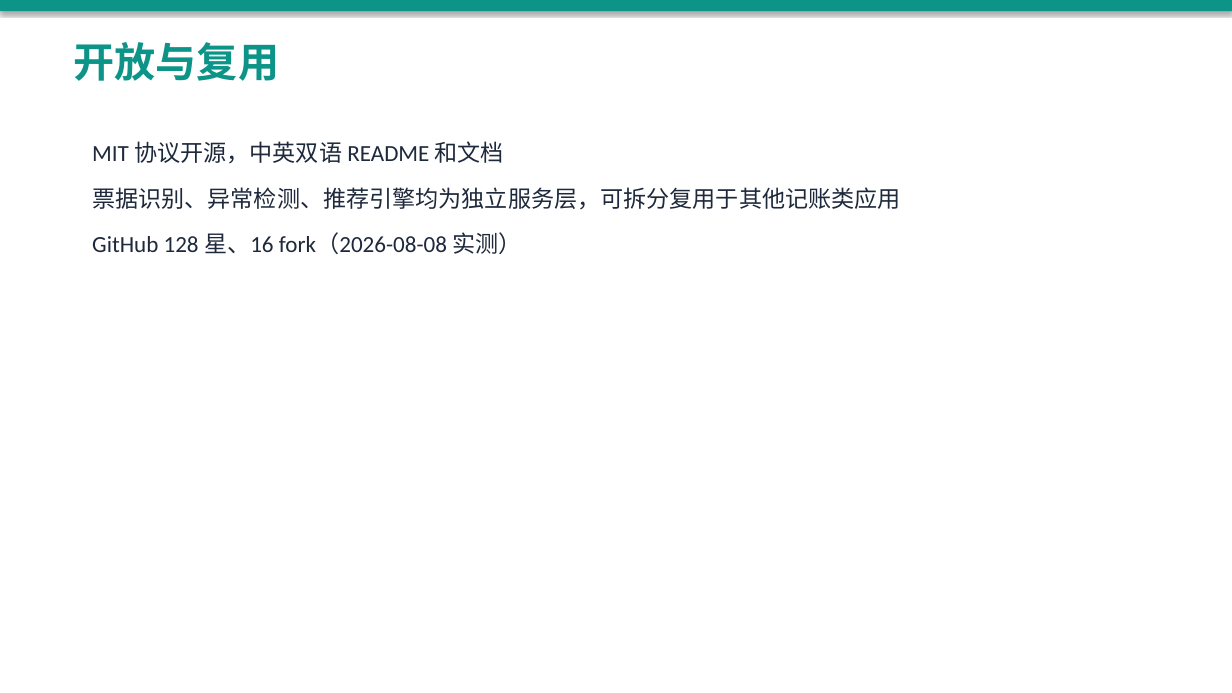
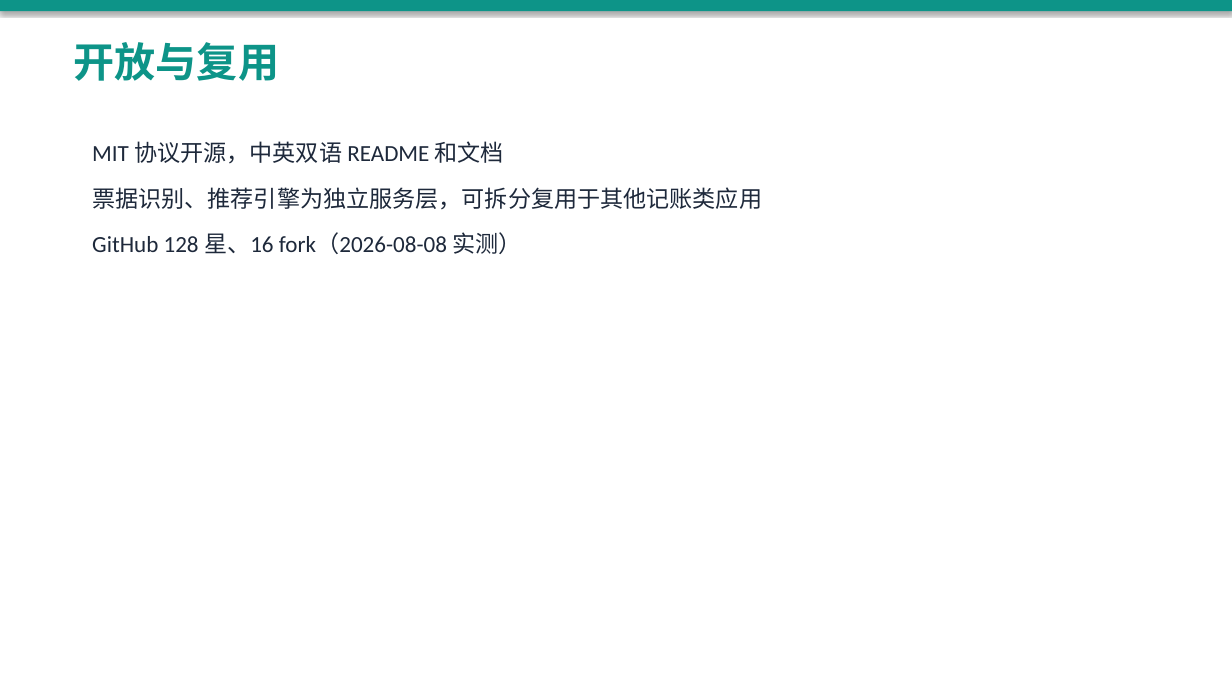
Before and after one commit to CrazyForks/WeFinance, a slide deck: slide 9 of hackathon/goai-2026-submission/WeFinance-GOAI2026-初赛PPT-v1.pptx. Drawn at 1232x693 pixels with LibreOffice and Linux fonts; fonts in the diff are those of the drawing. Boxes give left, top, right and bottom in pixels: in the first picture for what was removed or moved away, otherwise in the second. Text is boxed around its words. In the diff, an @@ line names an element or a change of style, - is before the commit and + after.

```diff
--- a/hackathon/goai-2026-submission/WeFinance-GOAI2026-初赛PPT-v1.pptx
+++ b/hackathon/goai-2026-submission/WeFinance-GOAI2026-初赛PPT-v1.pptx
@@ text at [92, 187, 762, 210]: text changed @@
-票据识别、异常检测、推荐引擎均为独立服务层，可拆分复用于其他记账类应用
+票据识别、推荐引擎为独立服务层，可拆分复用于其他记账类应用
```
Also in this commit, not shown: 11 other files.
